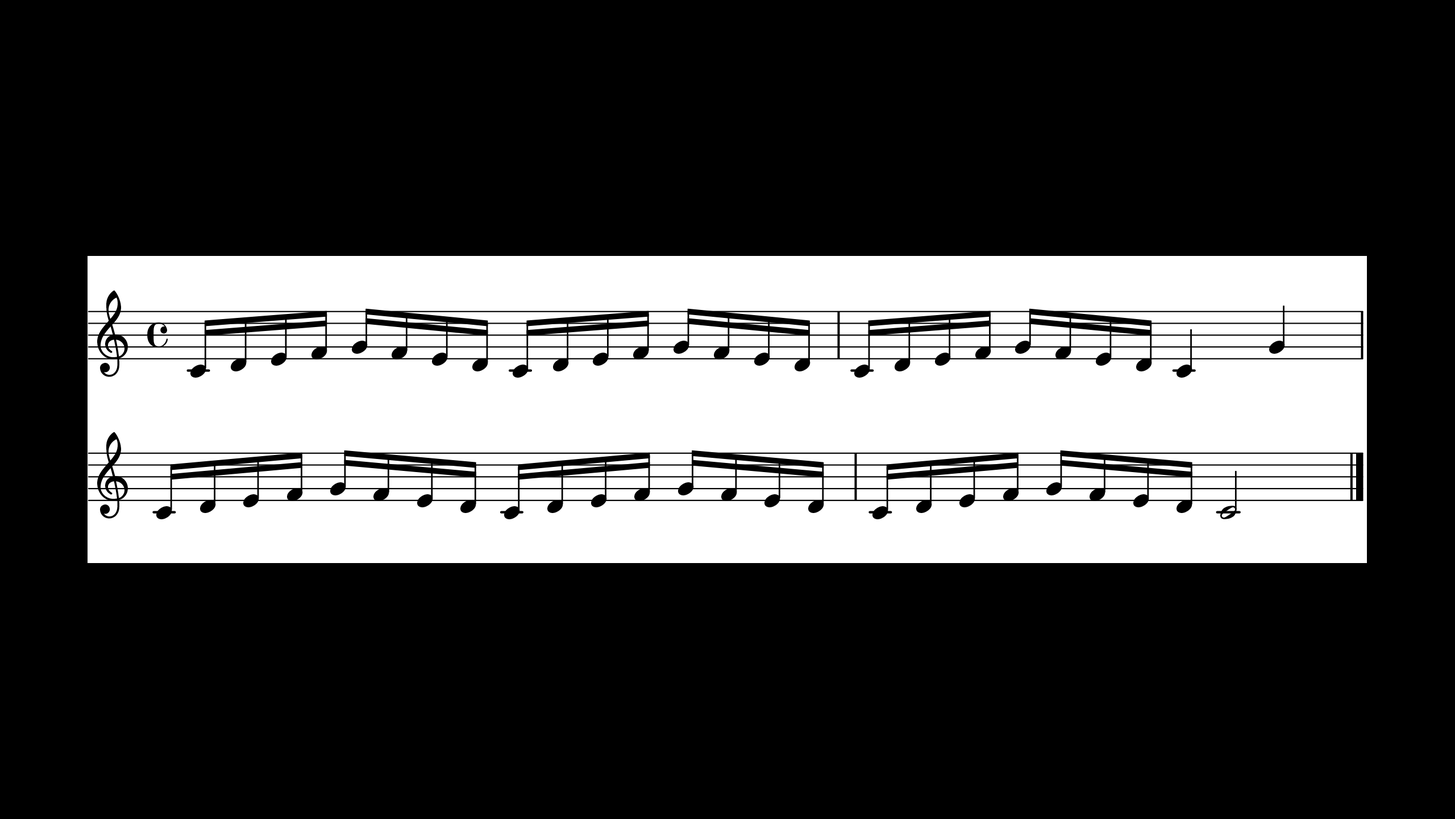
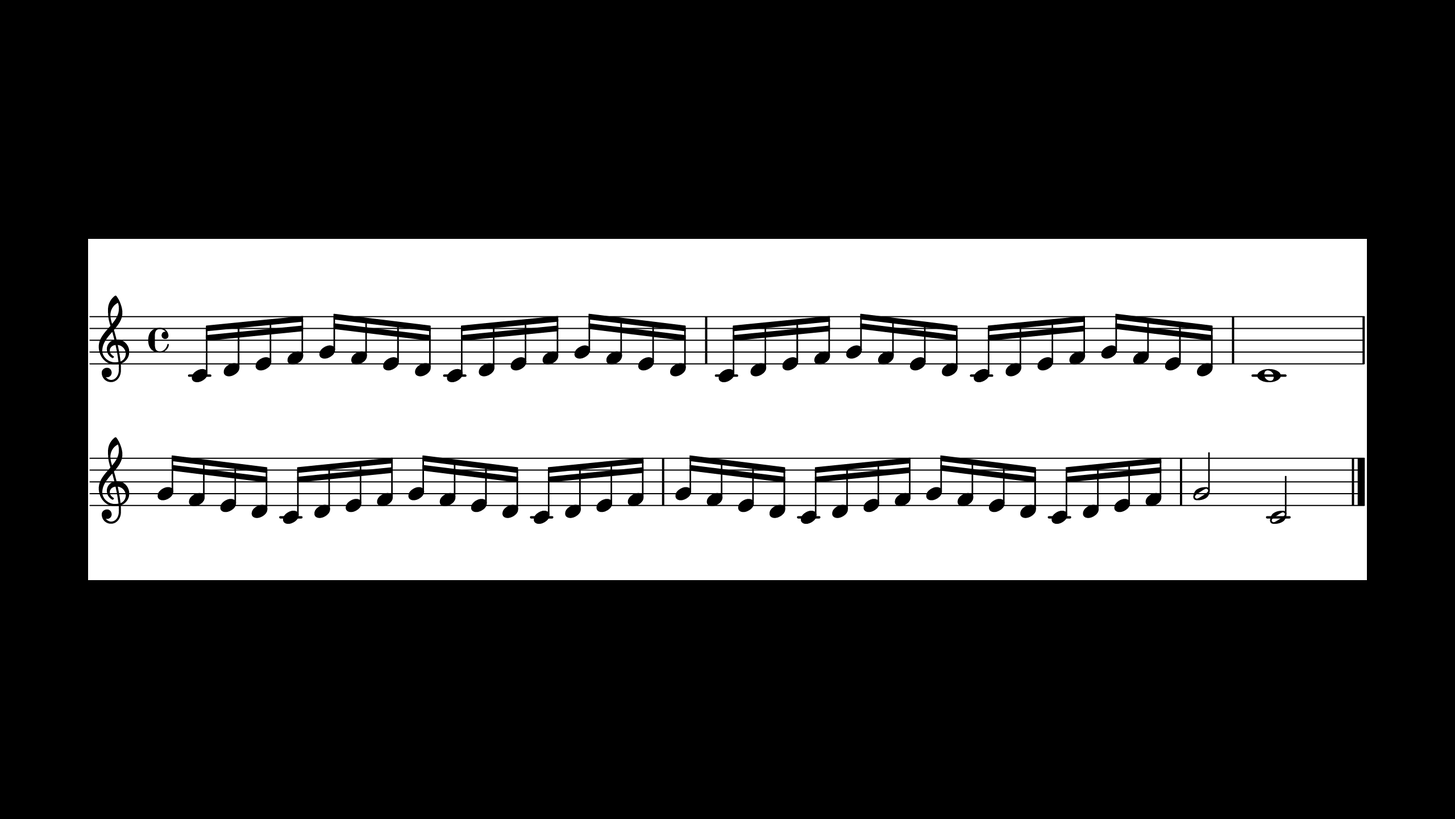
Before/after of a (1455, 819) layered artwork. What changed in the layer stack:
painted on "Layer 1" over [87, 255, 1366, 563]
added layer "Rectangle 1" above "Background" over [88, 238, 1368, 580]
